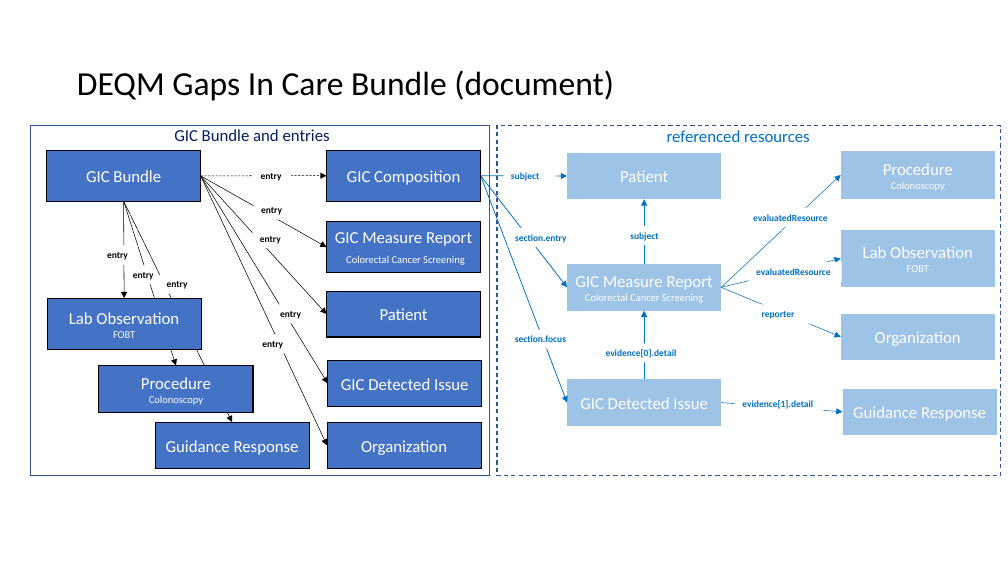
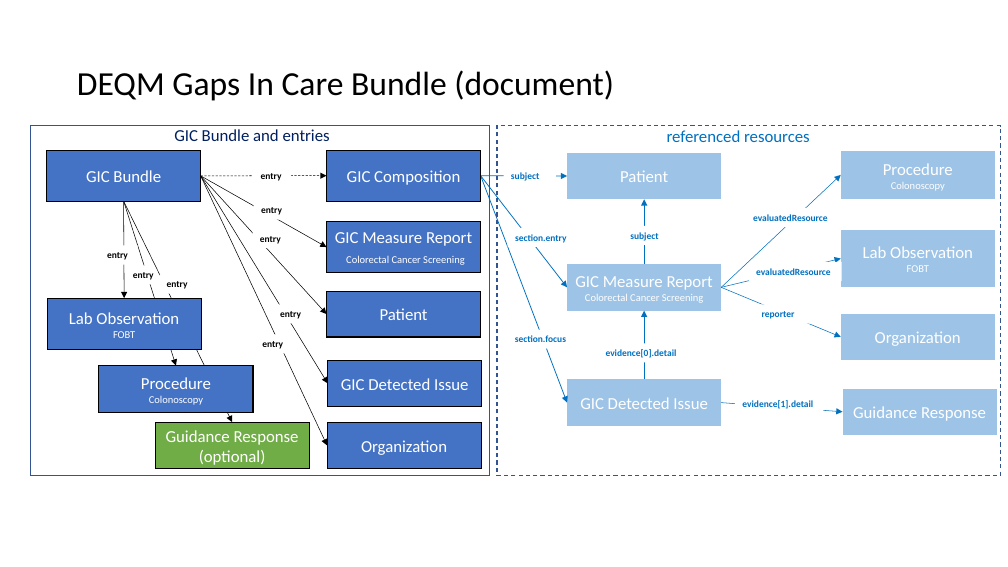
Before and after one commit to HL7/davinci-deqm, a slide deck: slide 8 of input/images/source/Gaps in Care Graphics.pptx. Drawn at 1008x567 pixels with LibreOffice and Linux fonts; fonts in the diff are those of the drawing. Boxes give left, top, right and bottom in pixels: in the first picture for what was removed or moved away, otherwise in the second. Text is boxed around its words. In the diff, an @@ line names an element or a change of style, - is before the commit and + after.

Commit message:
QA: Committee review feedback on gaps in care documentation

```diff
--- a/input/images/source/Gaps in Care Graphics.pptx
+++ b/input/images/source/Gaps in Care Graphics.pptx
@@ rectangle "Guidance Response (optional)" at bbox=[155, 422, 309, 468]: fill #4472C4 to #70AD47 @@
@@ text in rectangle at bbox=[166, 430, 299, 465]: text changed @@
-Guidance Response
+Guidance Response
+(optional)
```
Also in this commit, not shown: 2 other files.
